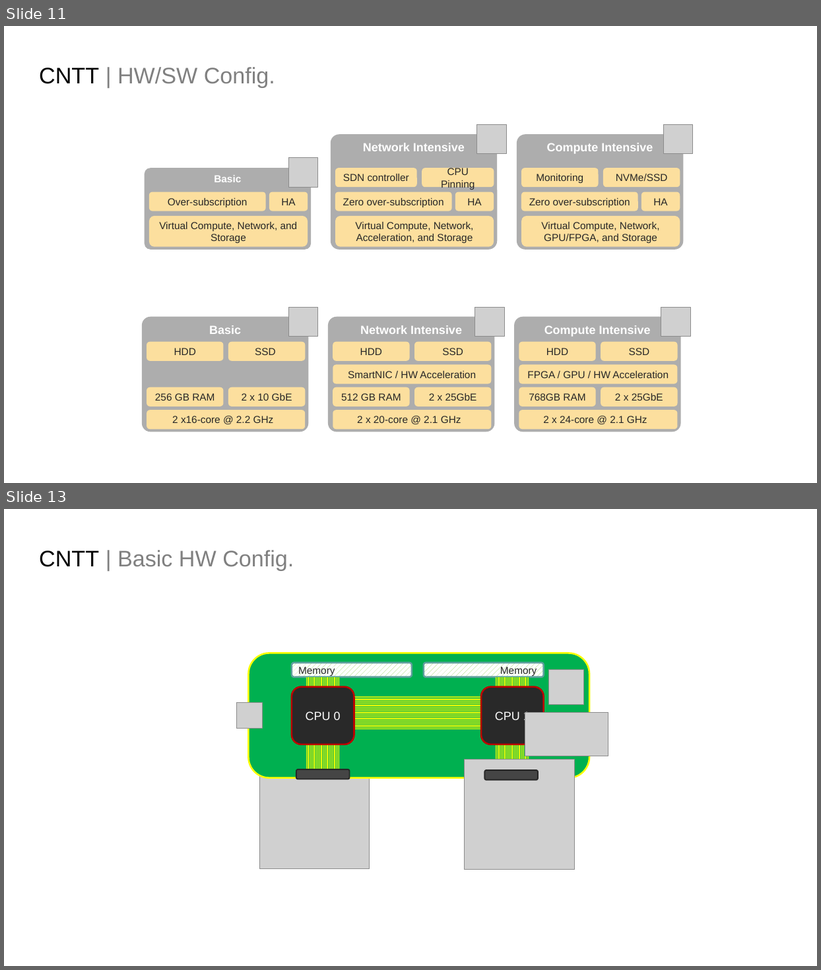
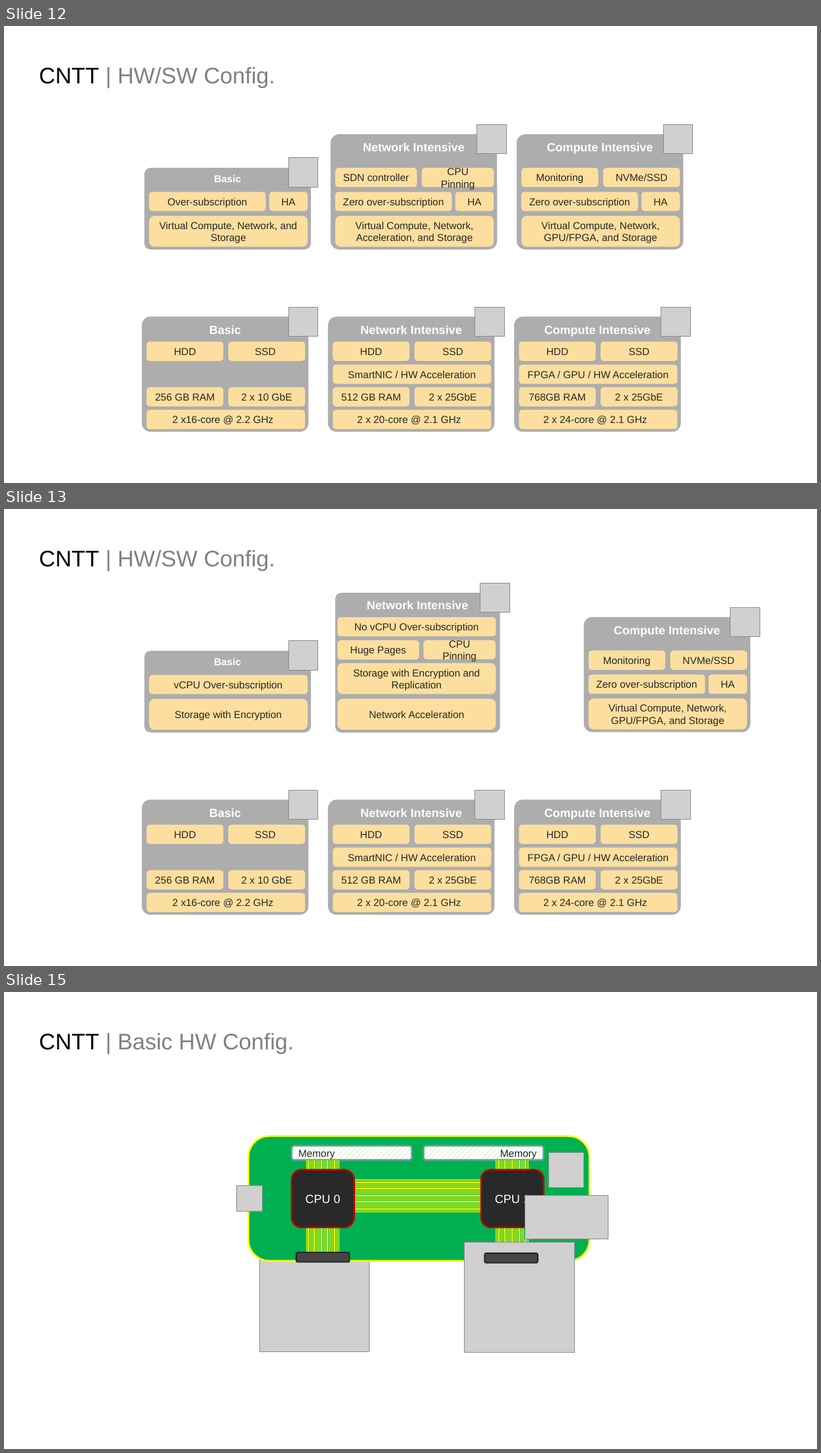
Before and after one commit to anuket-project/anuket-specifications, a slide deck: artefacts/CNTT_diagrams.pptx. Shown one above the other, each under a label of ours: slides 11 and 13 before the commit, slides 12, 13 and 15 after it; the slides between them are not shown. The pictures are 821x970 and 821x1453 pixels, drawn with LibreOffice and Linux fonts; fonts in the diff are those of the drawing; grey boxes stand for pictures. Boxes give left, top, right and bottom in pixels: in the first picture for what was removed or moved away, otherwise in the second. Text is boxed around its words. In the diff, an @@ line names an element or a change of style, - is before the commit and + after.

Commit message:
[RM] Parking Compute Intensive Profile (#1064)
* Update chapter02.md

* Update Ch02 details

* Update chapter02.md

* Update Ch04

* Remove Compute Intensive from Ch05

* Update chapter02.md

* Update chapter02.md

* Update chapter02.md

```diff
--- a/artefacts/CNTT_diagrams.pptx
+++ b/artefacts/CNTT_diagrams.pptx
@@ slide 13 added at (x1=4, y1=509, x2=817, y2=966), background #FFFFFF @@
@@ text added at (x1=39, y1=550, x2=275, y2=571), 26.7 pt, text #808080 @@
+CNTT | HW/SW Config.
@@ group added at (x1=335, y1=584, x2=510, y2=733): 6 rounded rectangles, 1 picture @@
+Network Intensive
+Huge Pages
+CPU Pinning
+Network Acceleration
+Storage with Encryption and Replication
+No vCPU Over-subscription
@@ group added at (x1=145, y1=641, x2=319, y2=733): 3 rounded rectangles, 1 picture @@
+Basic
+Storage with Encryption
+vCPU Over-subscription
@@ group added at (x1=584, y1=608, x2=760, y2=732): 6 rounded rectangles, 1 picture @@
+Compute Intensive
+Monitoring
+NVMe/SSD
+Virtual Compute, Network, GPU/FPGA, and Storage
+Zero over-subscription
+HA
@@ group added at (x1=142, y1=790, x2=319, y2=916): 6 rounded rectangles, 1 picture @@
+Basic
+2 x16-core @ 2.2 GHz
+256 GB RAM
+2 x 10 GbE
+HDD
+SSD
@@ group added at (x1=328, y1=790, x2=505, y2=916): 7 rounded rectangles, 1 picture @@
+Network Intensive
+2 x 20-core @ 2.1 GHz
+SmartNIC / HW Acceleration
+512 GB RAM
+2 x 25GbE
+HDD
+SSD
@@ group added at (x1=515, y1=790, x2=691, y2=916): 7 rounded rectangles, 1 picture @@
+Compute Intensive
+2 x 24-core @ 2.1 GHz
+FPGA / GPU / HW Acceleration
+768GB RAM
+2 x 25GbE
+HDD
+SSD
@@ what was slide 11 is now slide 12 @@
@@ what was slide 13 is now slide 15 @@
```
Also in this commit, not shown: 2 slides changed, 1 other slide added, 7 other files.
